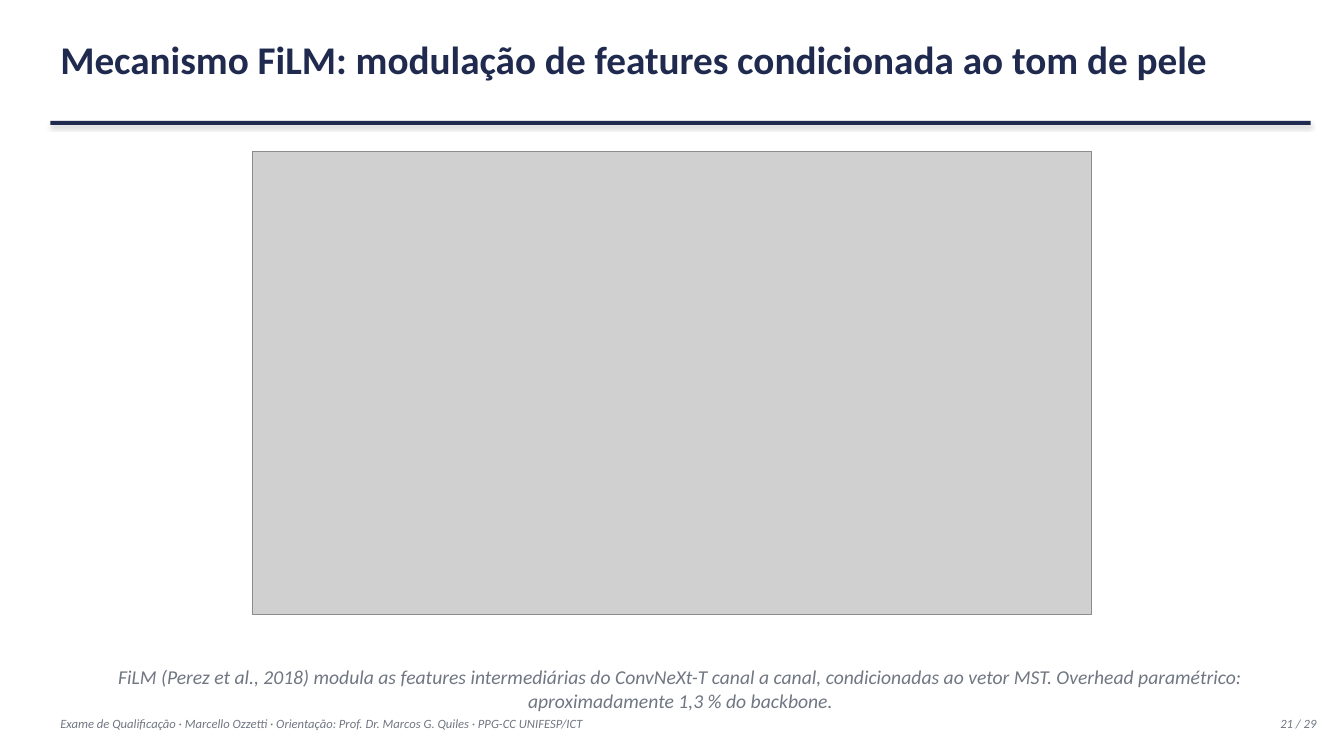
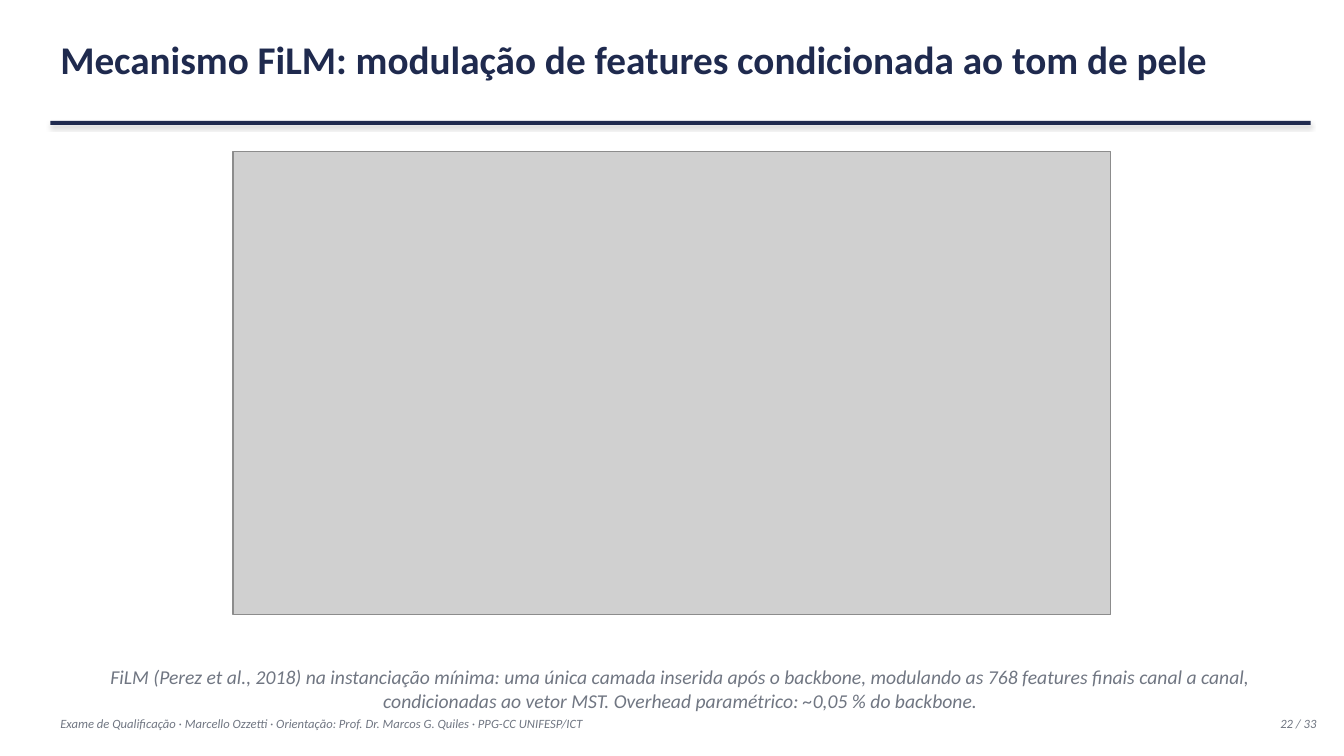
Before and after one commit to marcellozzetti/Facial-Recognition-Models-Mitigating-Bias, a slide deck: slide 22 of docs/ativo/material_qualificacao_2026-10-05.pptx (slide 21 before the commit). Drawn at 1344x756 pixels with LibreOffice and Linux fonts; fonts in the diff are those of the drawing; grey boxes stand for pictures. Boxes give left, top, right and bottom in pixels: in the first picture for what was removed or moved away, otherwise in the second. Text is boxed around its words. In the diff, an @@ line names an element or a change of style, - is before the commit and + after.

```diff
--- a/docs/ativo/material_qualificacao_2026-10-05.pptx
+++ b/docs/ativo/material_qualificacao_2026-10-05.pptx
@@ picture: place and size @@
-picture at <box>253,151,1092,615</box>
+picture at <box>233,151,1111,615</box>
@@ text at <box>110,670,1249,711</box>: text changed @@
-FiLM (Perez et al., 2018) modula as features intermediárias do ConvNeXt-T canal a canal, condicionadas ao vetor MST. Overhead paramétrico: aproximadamente 1,3 % do backbone.
+FiLM (Perez et al., 2018) na instanciação mínima: uma única camada inserida após o backbone, modulando as 768 features finais canal a canal, condicionadas ao vetor MST. Overhead paramétrico: ~0,05 % do backbone.
@@ text at <box>1280,720,1317,728</box>: text changed @@
-21 / 29
+22 / 33
```
Also in this commit, not shown: 26 other slides changed, 4 slides added, 4 other files.
